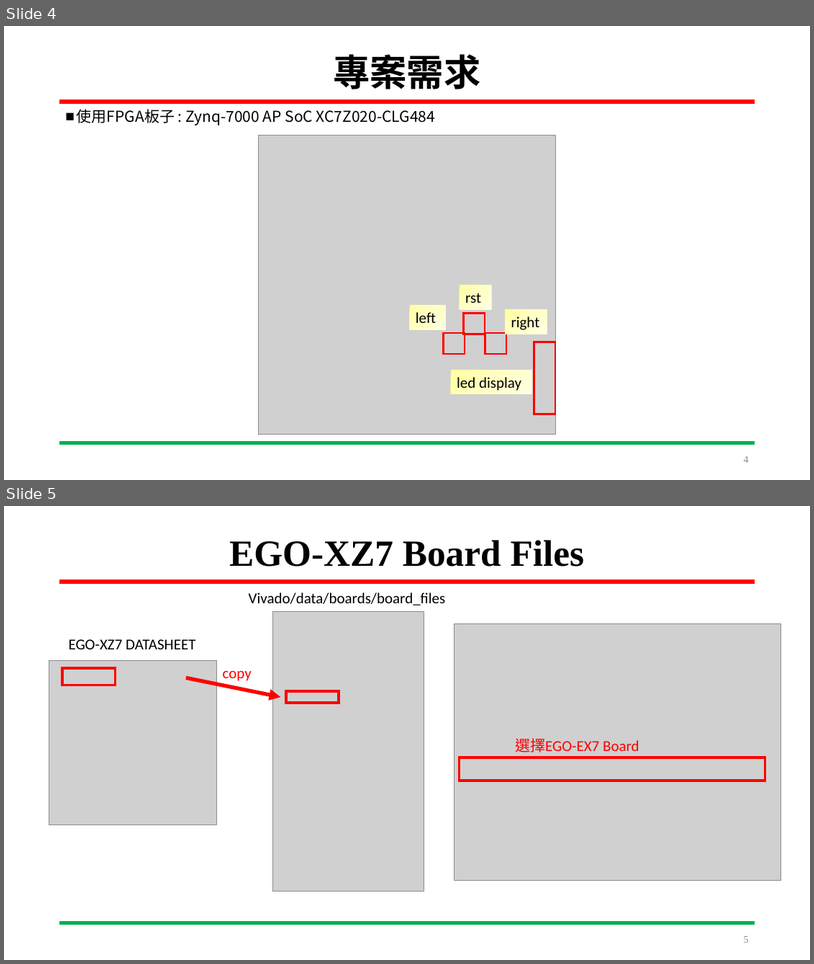
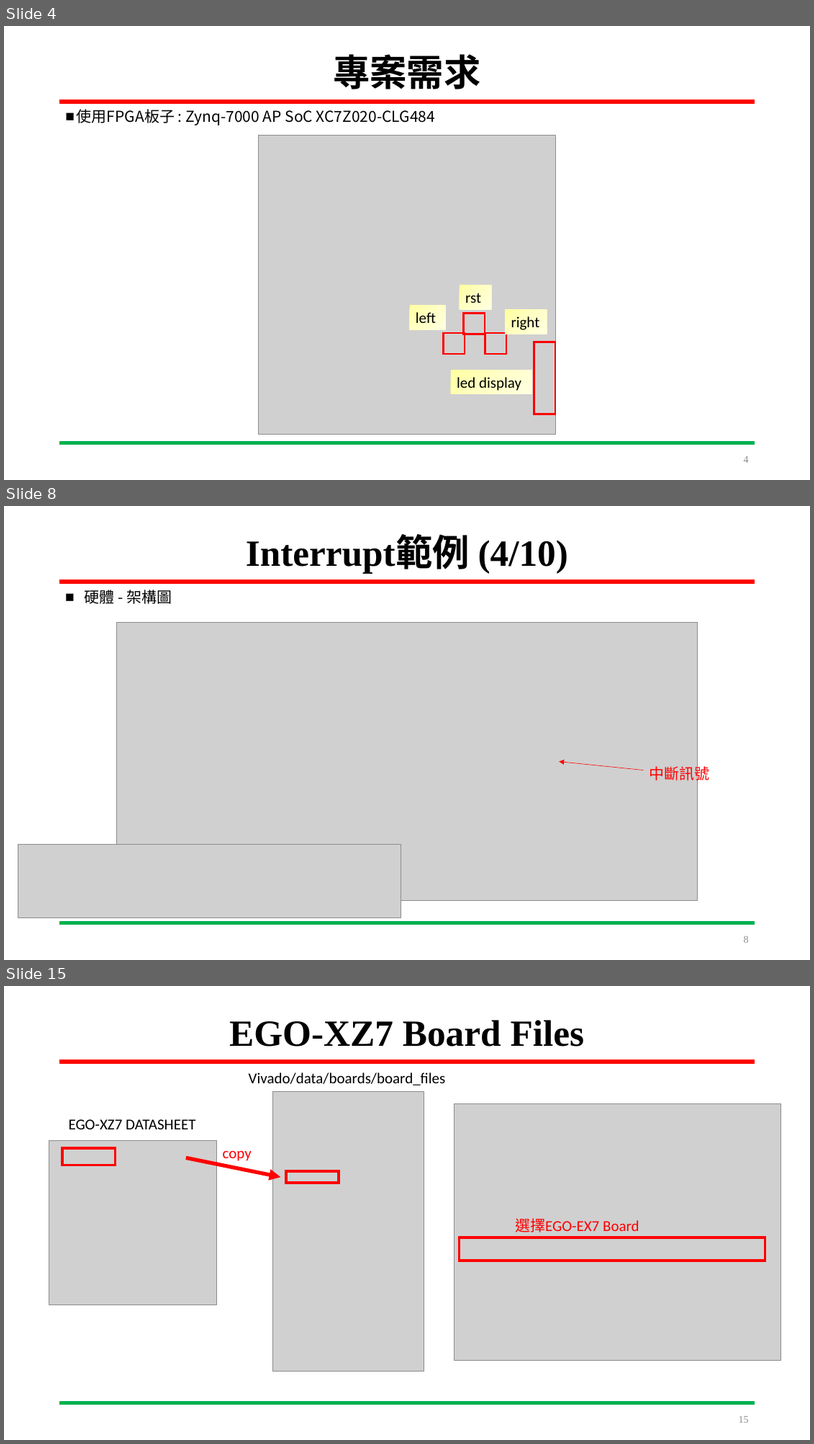
Before and after one commit to LIAO-YANXIANG/SYSTEM-ON-CHIP-DESIGN, a slide deck: DevelopmentLog/Pingpong.pptx. Shown one above the other, each under a label of ours: slides 4 and 5 before the commit, slides 4, 8 and 15 after it; the slides between them are not shown. The pictures are 814x964 and 814x1444 pixels, drawn with LibreOffice and Linux fonts; fonts in the diff are those of the drawing; grey boxes stand for pictures. Boxes give left, top, right and bottom in pixels: in the first picture for what was removed or moved away, otherwise in the second. Text is boxed around its words. In the diff, an @@ line names an element or a change of style, - is before the commit and + after.

Commit message:
2022/05/13 ~ 2022/05/20 1. ZYNQ_interrupt範例

```diff
--- a/DevelopmentLog/Pingpong.pptx
+++ b/DevelopmentLog/Pingpong.pptx
@@ slide 8 added at bbox=[4, 506, 810, 960], background #FFFFFF; not listed: 2 template elements that a slide beside it also shows @@
@@ title added at bbox=[246, 537, 568, 574], 44 pt, text #000000, bold @@
+Interrupt範例 (4/10)
@@ text added at bbox=[84, 590, 172, 604], 18 pt, text #000000 @@
+■ 硬體 - 架構圖
@@ picture added at bbox=[117, 622, 698, 901] @@
@@ arrow added from (644, 770) to (559, 762), #FF0000 0.5 pt @@
@@ text added at bbox=[650, 764, 710, 782], 18 pt, text #FF0000 @@
+中斷訊號
@@ picture added at bbox=[18, 844, 401, 918] @@
@@ page number added at bbox=[744, 936, 749, 942], 12 pt, text #8C8C8C @@
+8
@@ what was slide 5 is now slide 15 @@
@@ page number at bbox=[739, 1416, 749, 1422]: text changed @@
-5
+15
```
Also in this commit, not shown: 1 slide changed, 9 other slides added, 2 other files.
